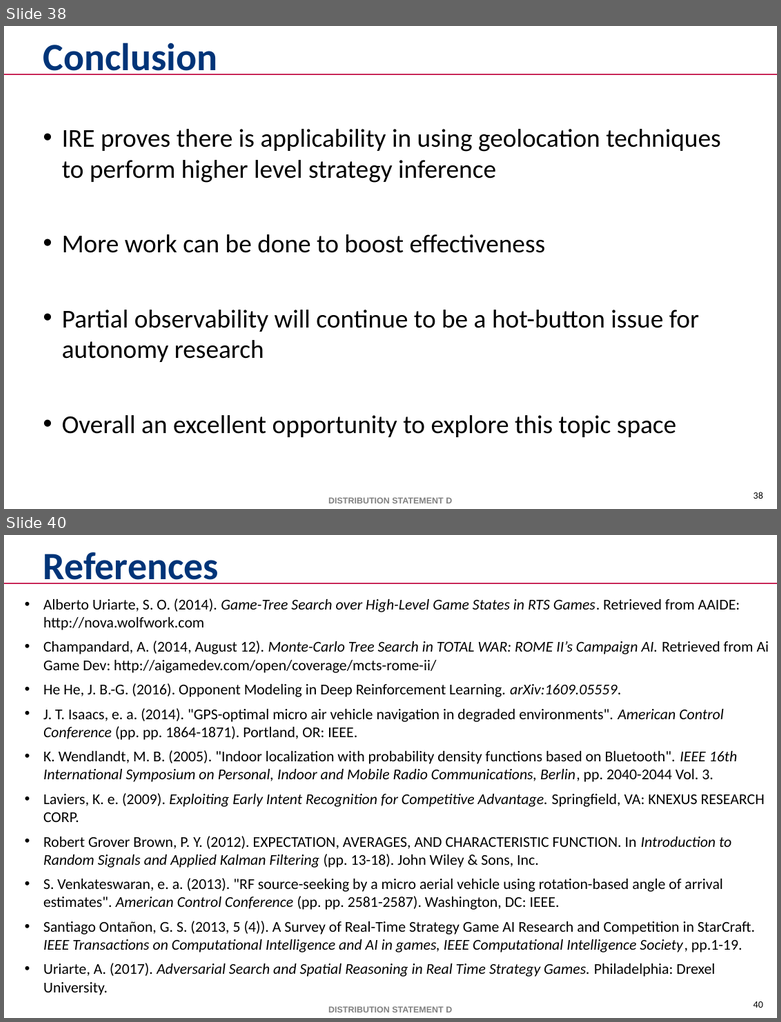
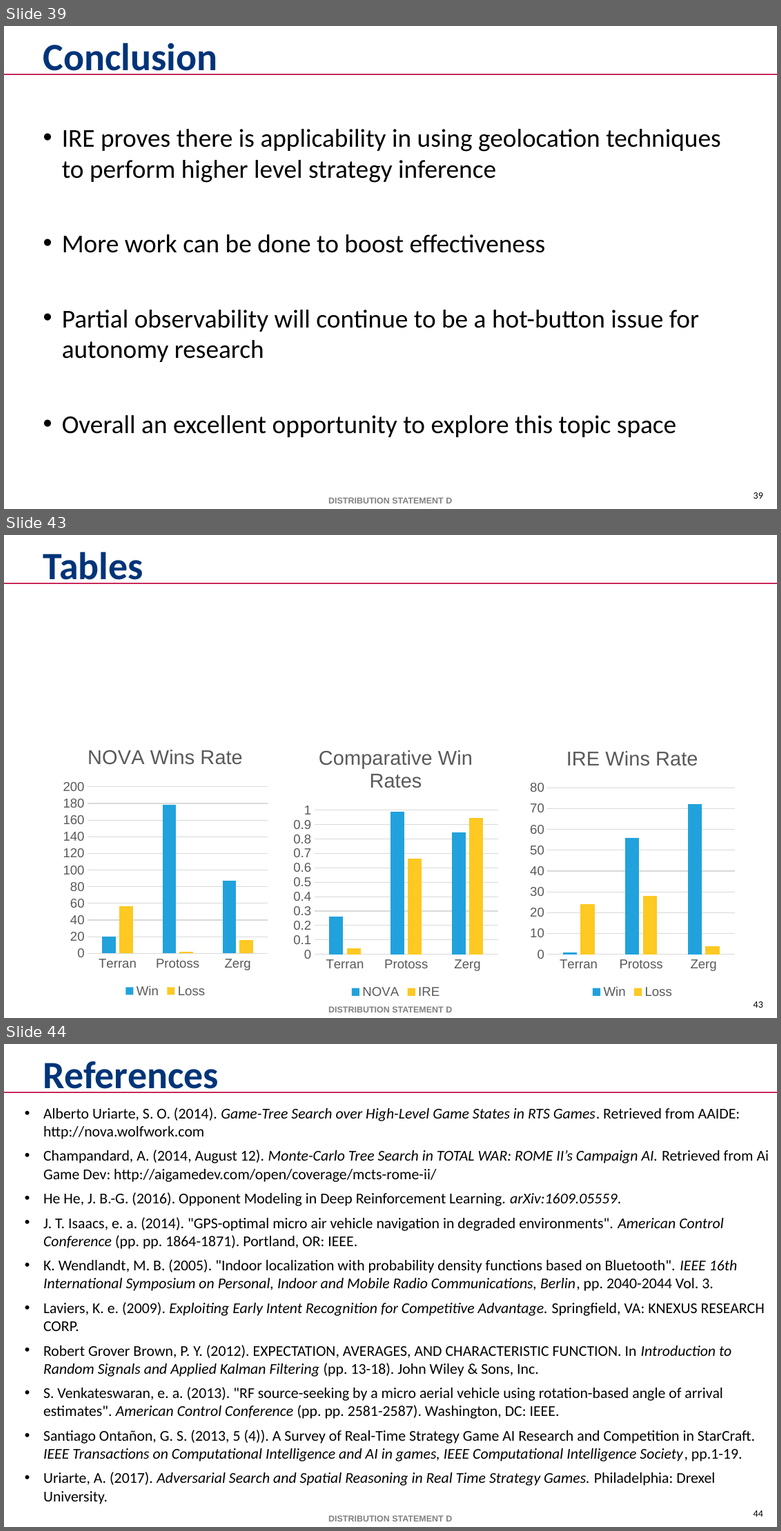
Before and after one commit to mikewkozak/IRE, a slide deck: Documentation/Thesis/Submission Draft/mkozak - Intent Recognition Engine.pptx. Shown one above the other, each under a label of ours: slides 38 and 40 before the commit, slides 39, 43 and 44 after it; the slides between them are not shown. The pictures are 781x1022 and 781x1531 pixels, drawn with LibreOffice and Linux fonts; fonts in the diff are those of the drawing; background and template pictures are left out. Boxes give left, top, right and bottom in pixels: in the first picture for what was removed or moved away, otherwise in the second. Text is boxed around its words. In the diff, an @@ line names an element or a change of style, - is before the commit and + after.

```diff
--- a/Documentation/Thesis/Submission Draft/mkozak - Intent Recognition Engine.pptx
+++ b/Documentation/Thesis/Submission Draft/mkozak - Intent Recognition Engine.pptx
@@ slide 43 added at [4,535,777,1018], background #FFFFFF; not listed: 3 template elements that a slide beside it also shows @@
@@ title added at [43,552,143,584], 36 pt, text #003478, bold @@
+Tables
@@ column chart added at [59,730,272,1001] @@
+title "NOVA Wins Rate "
+categories: Terran, Protoss, Zerg
+Win: 20, 178, 87
+Loss: 57, 2, 16
@@ column chart added at [289,731,502,1001] @@
+title "Comparative Win Rates "
+categories: Terran, Protoss, Zerg
+NOVA: 0.26, 0.99, 0.84
+IRE: 0.04, 0.67, 0.95
@@ column chart added at [526,731,739,1001] @@
+title "IRE Wins Rate "
+categories: Terran, Protoss, Zerg
+Win: 1, 56, 72
+Loss: 24, 28, 4
@@ what was slide 38 is now slide 39 @@
@@ page number at [753,492,763,499]: text changed @@
-38
+39
@@ what was slide 40 is now slide 44 @@
@@ page number at [753,1510,763,1517]: text changed @@
-40
+44
```
Also in this commit, not shown: 3 slides changed, 3 other slides added, 6 other files.
